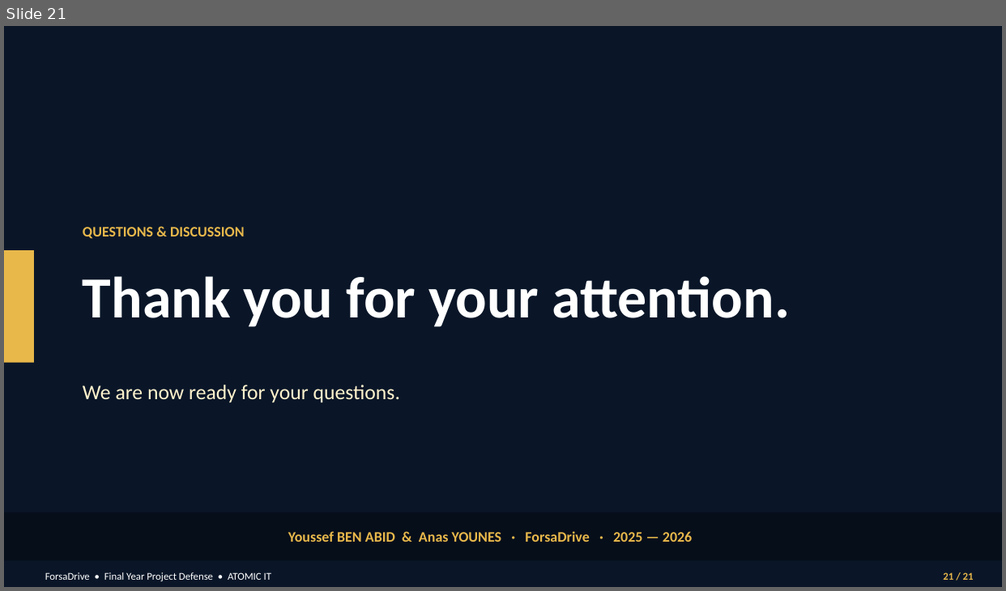
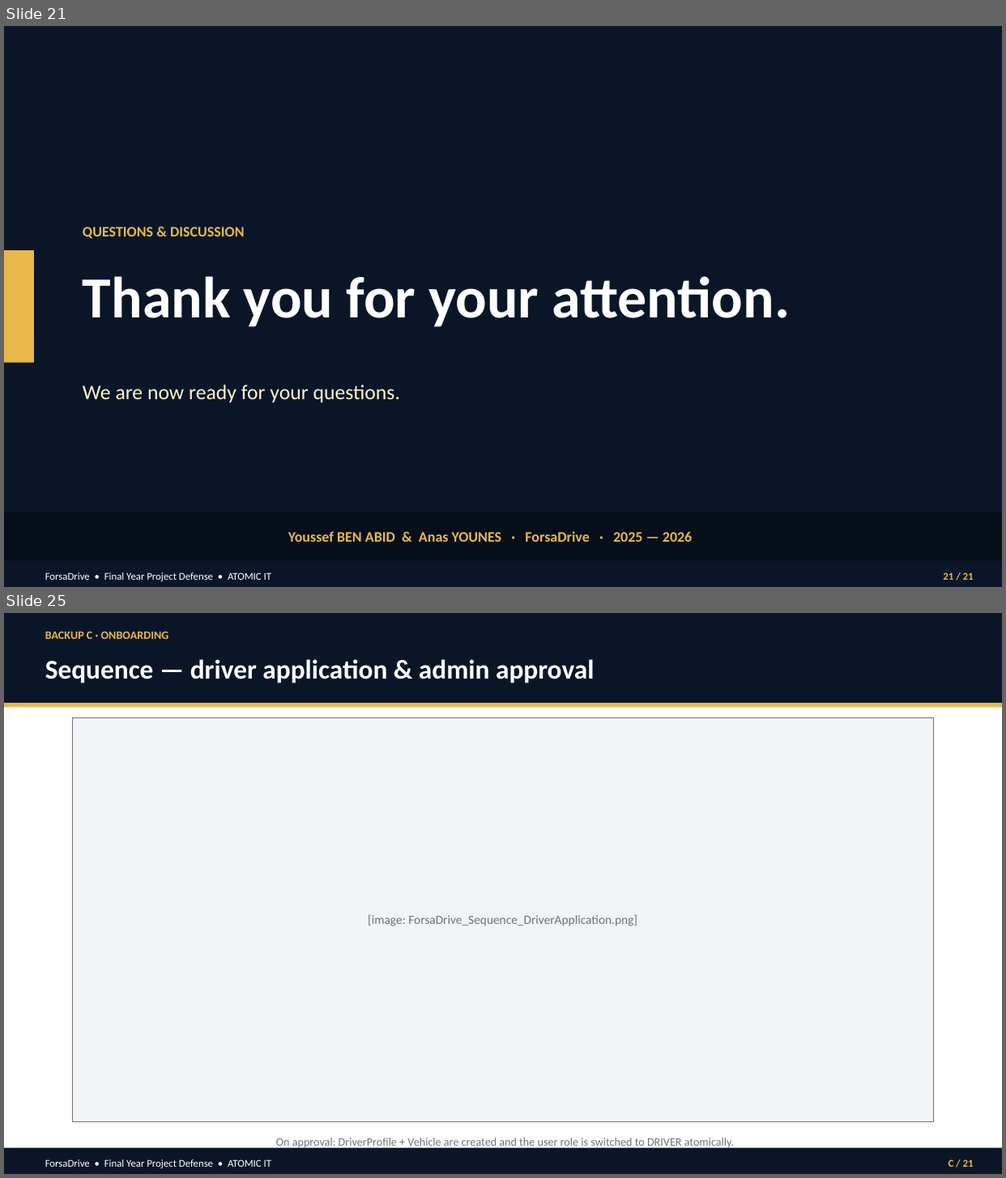
Before and after one commit to nass-ds/ForsaDrive_integration, a slide deck: PFE_PROJECT/ForsaDrive_Defense.pptx. Shown one above the other, each under a label of ours: slide 21 before the commit, slides 21 and 25 after it; the slides between them are not shown. The pictures are 1006x591 and 1006x1178 pixels, drawn with LibreOffice and Linux fonts; fonts in the diff are those of the drawing. Boxes give left, top, right and bottom in pixels: in the first picture for what was removed or moved away, otherwise in the second. Text is boxed around its words. In the diff, an @@ line names an element or a change of style, - is before the commit and + after.

```diff
--- a/PFE_PROJECT/ForsaDrive_Defense.pptx
+++ b/PFE_PROJECT/ForsaDrive_Defense.pptx
@@ slide 25 added at bbox=[4, 613, 1002, 1174], background #FFFFFF @@
@@ rectangle added at bbox=[4, 613, 1002, 703], fill #0A1628 @@
@@ text added at bbox=[45, 631, 169, 639], 11 pt, text #E8B84B, bold @@
+BACKUP C · ONBOARDING
@@ text added at bbox=[45, 659, 594, 683], 26 pt, text #FFFFFF, bold @@
+Sequence — driver application & admin approval
@@ rectangle added at bbox=[4, 703, 1002, 707], fill #E8B84B @@
@@ rectangle added at bbox=[73, 717, 934, 1122], fill #F3F4F6, outline #6B7280 0.75 pt @@
@@ text added at bbox=[368, 915, 637, 926], 12 pt, text #6B7280 @@
+[image: ForsaDrive_Sequence_DriverApplication.png]
@@ text added at bbox=[276, 1138, 734, 1149], 11 pt, text #6B7280 @@
+On approval: DriverProfile + Vehicle are created and the user role is switched to DRIVER atomically.
@@ rectangle added at bbox=[4, 1148, 1002, 1174], fill #0A1628 @@
@@ text added at bbox=[45, 1160, 271, 1169], 10 pt, text #FFFFFF @@
+ForsaDrive • Final Year Project Defense • ATOMIC IT
@@ text added at bbox=[948, 1160, 974, 1167], 10 pt, text #E8B84B, bold @@
+C / 21
```
Also in this commit, not shown: 8 other slides added, 6 other files.
